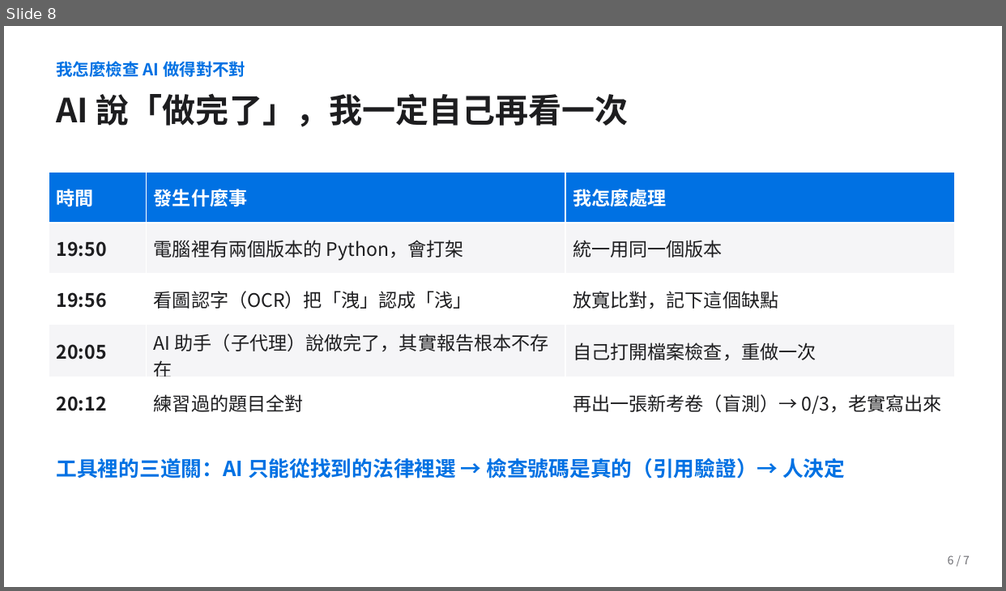
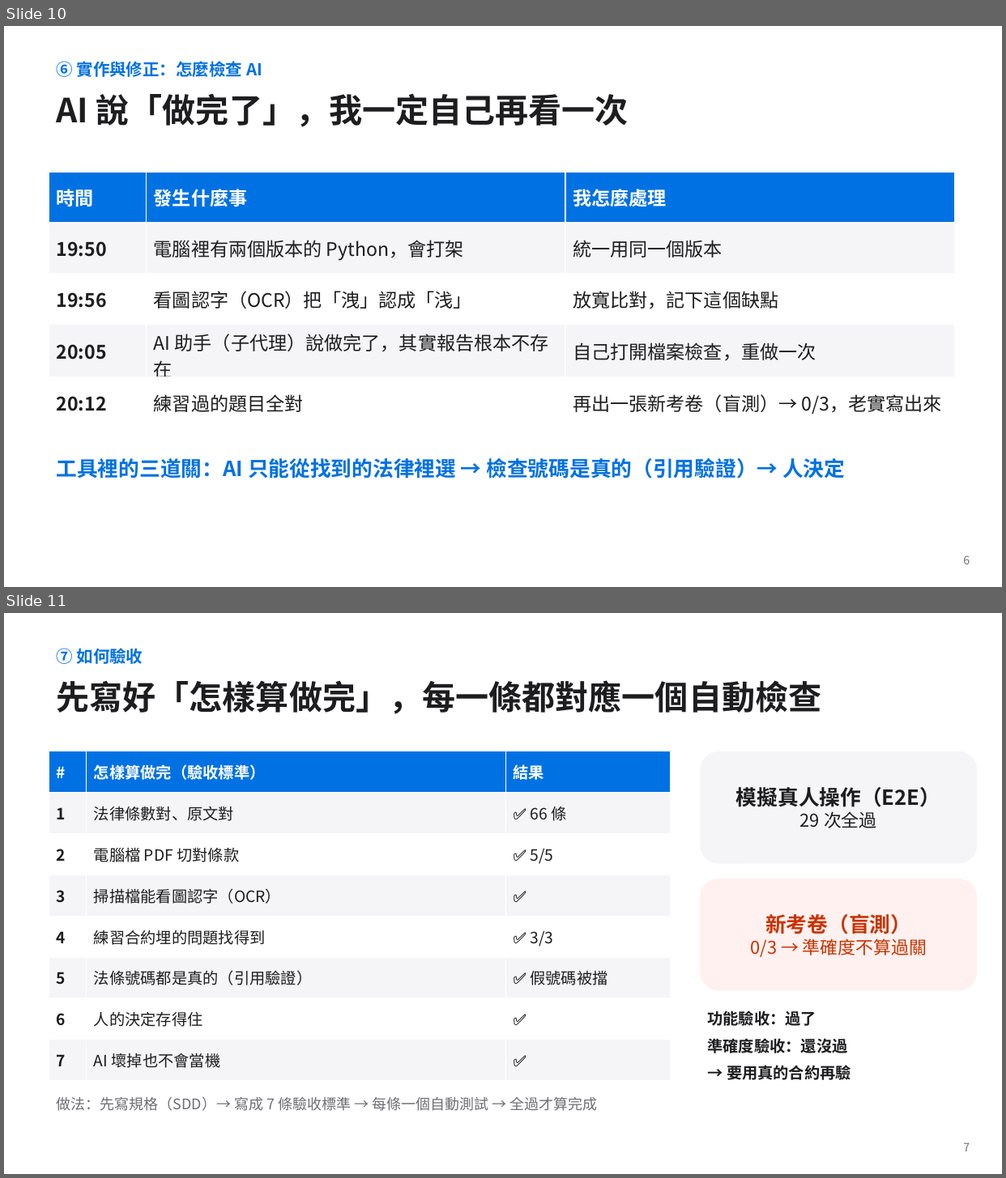
Before and after one commit to jaylooloomi/contract-check, a slide deck: docs/deck/合約外規檢查_簡報.pptx. Shown one above the other, each under a label of ours: slide 8 before the commit, slides 10 and 11 after it. The pictures are 1006x591 and 1006x1178 pixels, drawn with LibreOffice and Linux fonts; fonts in the diff are those of the drawing. Boxes give left, top, right and bottom in pixels: in the first picture for what was removed or moved away, otherwise in the second. Text is boxed around its words. In the diff, an @@ line names an element or a change of style, - is before the commit and + after.

```diff
--- a/docs/deck/合約外規檢查_簡報.pptx
+++ b/docs/deck/合約外規檢查_簡報.pptx
@@ slide 11 added at bbox=[4, 613, 1002, 1174], background #FFFFFF @@
@@ text added at bbox=[56, 648, 143, 664], 16 pt, text #0071E3, bold @@
+⑦ 如何驗收
@@ text added at bbox=[56, 680, 821, 714], 32 pt, text #1D1D1F, bold @@
+先寫好「怎樣算做完」，每一條都對應一個自動檢查
@@ table added at bbox=[49, 752, 671, 1081], 8 rows, 3 columns @@
+# | 怎樣算做完（驗收標準） | 結果
+1 | 法律條數對、原文對 | ✅ 66 條
+2 | 電腦檔 PDF 切對條款 | ✅ 5/5
+3 | 掃描檔能看圖認字（OCR） | ✅
+4 | 練習合約埋的問題找得到 | ✅ 3/3
+5 | 法條號碼都是真的（引用驗證） | ✅ 假號碼被擋
+6 | 人的決定存得住 | ✅
+7 | AI 壞掉也不會當機 | ✅
@@ rounded rectangle added at bbox=[701, 752, 978, 864], fill #F5F5F7, 20 pt, text #1D1D1F, bold @@
+模擬真人操作（E2E）
+29 次全過
@@ rounded rectangle added at bbox=[701, 879, 978, 991], fill #FFF1F0, 17 pt, text #C93400 @@
+新考卷（盲測）
+0/3 → 準確度不算過關
@@ text added at bbox=[707, 1011, 851, 1080], 15 pt, text #1D1D1F, bold @@
+功能驗收：過了
+準確度驗收：還沒過
+→ 要用真的合約再驗
@@ text added at bbox=[56, 1097, 598, 1111], 14 pt, text #6E6E73 @@
+做法：先寫規格（SDD）→ 寫成 7 條驗收標準 → 每條一個自動測試 → 全過才算完成
@@ text added at bbox=[963, 1143, 970, 1152], 11 pt, text #6E6E73 @@
+7
@@ what was slide 8 is now slide 10 @@
@@ slide 10 changed as well @@
@@ text at bbox=[56, 61, 262, 77]: text changed @@
-我怎麼檢查 AI 做得對不對
+⑥ 實作與修正：怎麼檢查 AI
@@ text at bbox=[963, 556, 970, 565]: text changed @@
-6 / 7
+6
```
Also in this commit, not shown: 8 other slides changed, 3 other slides added, 1 slide removed, 20 other files.
